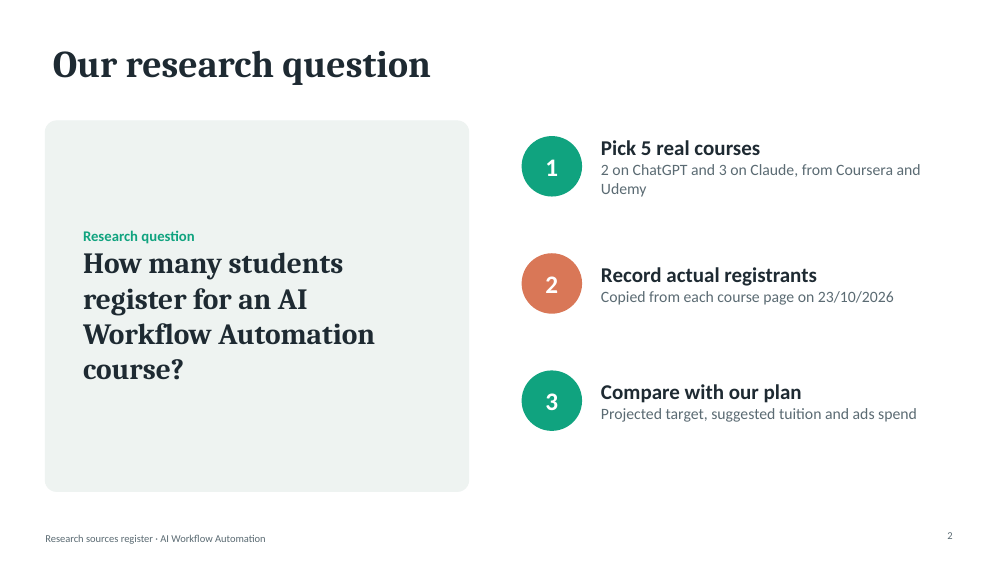
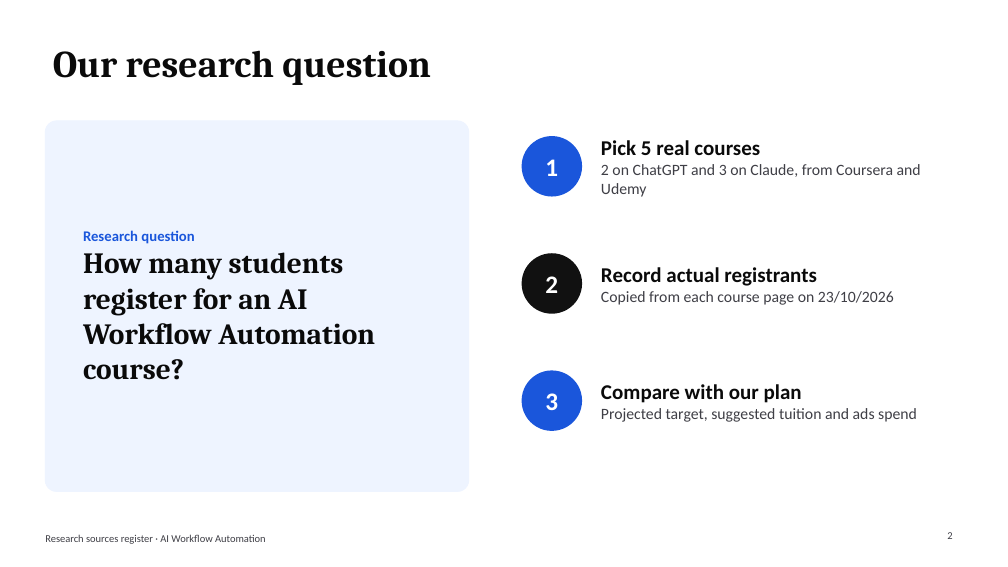
Before and after one commit to BadboyVee/BlackHoleeee, a slide deck: slide 2 of research-register/ChatGPT_Claude_Courses_Presentation.pptx. Drawn at 1008x567 pixels with LibreOffice and Linux fonts; fonts in the diff are those of the drawing. Boxes give left, top, right and bottom in pixels: in the first picture for what was removed or moved away, otherwise in the second. Text is boxed around its words. In the diff, an @@ line names an element or a change of style, - is before the commit and + after.

```diff
--- a/research-register/ChatGPT_Claude_Courses_Presentation.pptx
+++ b/research-register/ChatGPT_Claude_Courses_Presentation.pptx
@@ title "Our research question" at bbox=[53, 50, 431, 85]: text colour #1E2A32 to #0A0A0A @@
@@ rounded rectangle at bbox=[45, 121, 469, 492]: fill #EEF3F1 to #EEF4FF; outline #EEF3F1 1 pt to #EEF4FF 1 pt @@
@@ ellipse at bbox=[522, 136, 582, 197]: fill #10A37F to #1A56DB @@
@@ text "Pick 5 real courses" at bbox=[601, 140, 921, 197]: text colour #1E2A32 to #0A0A0A in "Pick 5 real courses"; text colour #5B6B73 to #3F3F46 in "2 on ChatGPT and 3 on Claude, ..." @@
@@ text "Research question" at bbox=[83, 230, 375, 380]: text colour #10A37F to #1A56DB in "Research question"; text colour #1E2A32 to #0A0A0A in "How many students register for an AI ..." @@
@@ ellipse at bbox=[522, 253, 582, 314]: fill #D97757 to #111111 @@
@@ text "Record actual registrants" at bbox=[601, 267, 894, 305]: text colour #1E2A32 to #0A0A0A in "Record actual registrants"; text colour #5B6B73 to #3F3F46 in "Copied from each course page on 23/10/2026" @@
@@ ellipse at bbox=[522, 371, 582, 431]: fill #10A37F to #1A56DB @@
@@ text "Compare with our plan" at bbox=[601, 384, 917, 422]: text colour #1E2A32 to #0A0A0A in "Compare with our plan"; text colour #5B6B73 to #3F3F46 in "Projected target, suggested tuition and ads spend" @@
@@ text "Research sources register · AI ..." at bbox=[45, 534, 266, 544]: text colour #5B6B73 to #3F3F46 @@
@@ page number at bbox=[947, 532, 952, 539]: text colour #5B6B73 to #3F3F46 @@
```
Also in this commit, not shown: 5 other slides changed, 3 other files.
